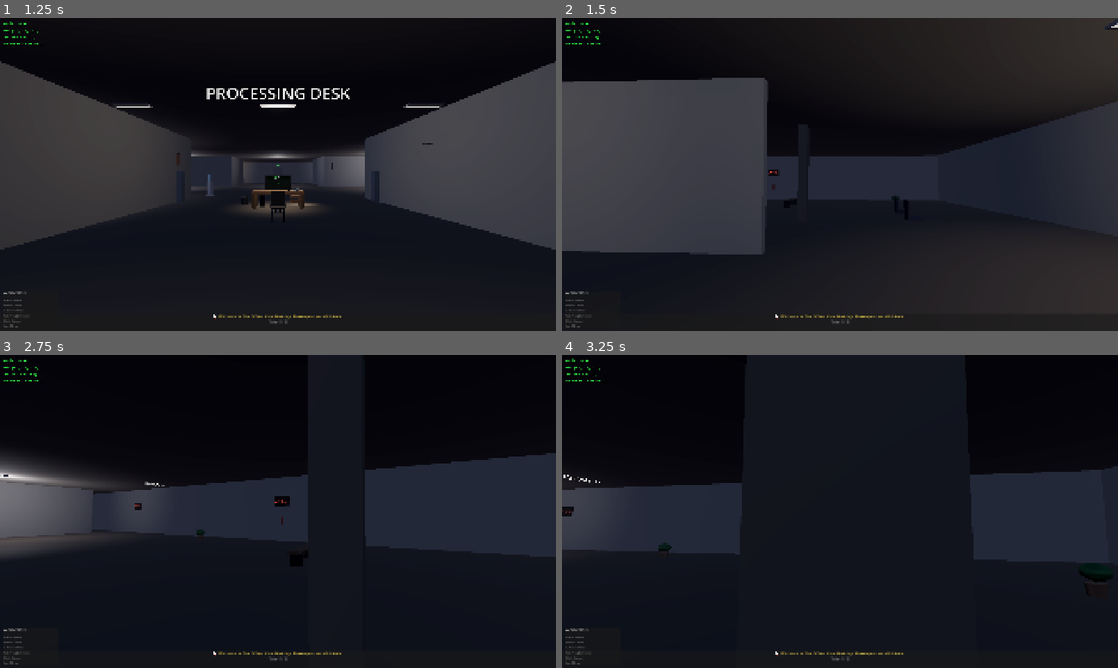
Above: before the commit, frames 1-4 (two rows, left to right).
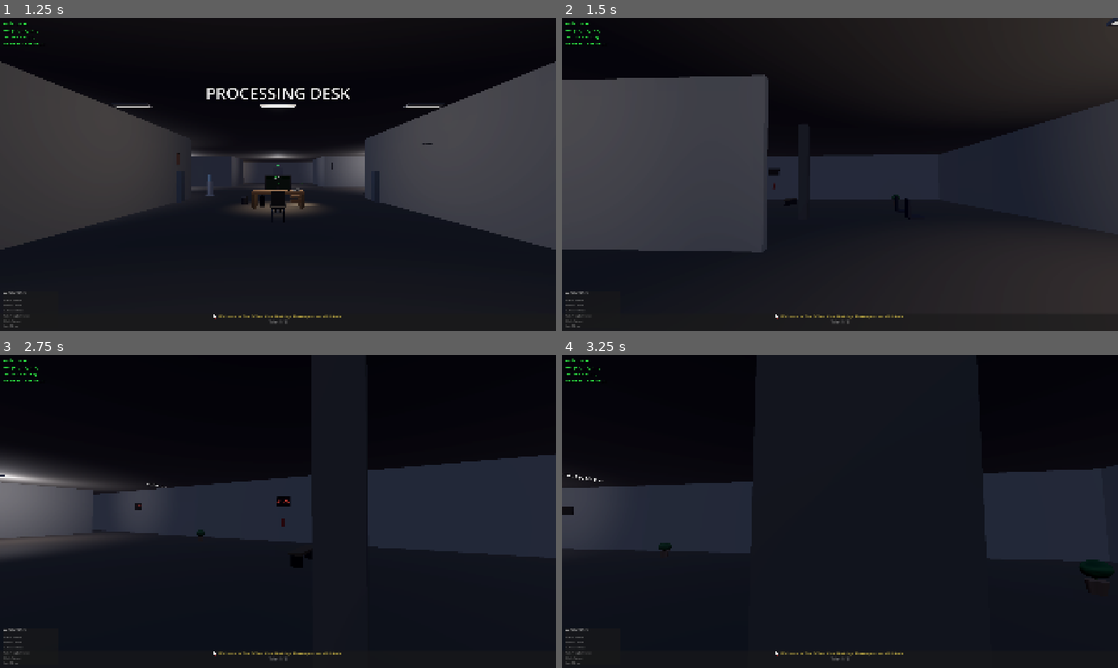
Above: after the commit, the same moments.

Repository: ThanhNguyxn/the-stamp-office
Game: Godot game, scene res://scenes/Main.tscn
The game is run twice, just before and just after one commit, with the same random seed, the same clock (stepped at 60 frames per second) and the same inputs.
Inputs (mouse positions are in pixels of both pictures, inside the frame that each line leads up to):
- Up to frame 1 (1.25 s): click "▶ START SHIFT" at 0.5 s
- Up to frame 2 (1.5 s): tap Enter at 1.25 s; move the mouse to (867, 174) at 1.27 s; hold W (move_forward) from 1.28 s (still down); hold Shift (move_sprint) from 1.28 s (still down)
- Up to frame 3 (2.75 s): keep holding W (move_forward); tap Space (move_jump) at 1.52, 2.27 s; move the mouse to (250, 511) at 2.02 s; release Shift (move_sprint) at 2.03 s; tap E (interact_desk) at 2.1 s; tap Shift (move_sprint) at 2.3 s
- Up to frame 4 (3.25 s): keep holding W (move_forward); move the mouse to (851, 505) at 2.77 s; hold Shift (move_sprint) from 2.78 s (still down)

Frame 1 is identical in both runs. In frame 2, 0.8% of the frame differs, in the area x 0-100%, y 0-76%; in frame 3, 0.6%; in frame 4, 1.5%, in the area x 0-100%, y 35-73%.

Commit message:
feat: Add body presence and head bob for first-person immersion
Body presence:
- Visible arms with hands (skin tone) when looking down
- Shirt sleeves (dark gray)
- Torso hint visible when looking straight down
- Legs and feet visible (dark pants, shoes)

Head bob system:
- Camera bobs vertically when walking
- Slight horizontal sway for natural movement
- Faster bob when sprinting
- Smooth return to neutral when stopping
- Footstep signal emitted for sound timing

Player no longer feels like floating camera

Diff:
--- a/game/scripts/Player.gd
+++ b/game/scripts/Player.gd
@@ -9,10 +9,21 @@
 @export var jump_velocity: float = 4.5
 @export var interact_distance: float = 3.0
 
+# Head bob settings
+@export var head_bob_enabled: bool = true
+@export var head_bob_frequency: float = 2.4
+@export var head_bob_amplitude: float = 0.06
+@export var head_bob_sway: float = 0.03
+
 var head: Node3D = null
 var camera: Camera3D = null
 var debug_label: Label = null
 var interact_hint_label: Label = null
+
+# Body parts for presence
+var player_body: Node3D = null
+var left_arm: MeshInstance3D = null
+var right_arm: MeshInstance3D = null
 
 var cursor_mode: bool = false
 var desk_focused: bool = false
@@ -25,6 +36,12 @@
 var current_interactable: Node = null
 var interact_hint: String = ""
 
+# Head bob state
+var head_bob_time: float = 0.0
+var default_head_y: float = 0.0
+var is_moving: bool = false
+var footstep_timer: float = 0.0
+
 const PITCH_MIN: float = -1.4
 const PITCH_MAX: float = 1.4
 
@@ -32,6 +49,7 @@
 
 signal interacted_with(object_name: String, object: Node)
 signal entered_area(area_name: String)
+signal footstep()
 
 func _ready() -> void:
 	head = get_node_or_null("Head")
@@ -39,10 +57,12 @@
 		camera = head.get_node_or_null("Camera3D")
 		if camera:
 			camera.make_current()
+		default_head_y = head.position.y
 
 	spawn_point = global_position
 	_create_debug_hud()
 	_create_interact_hint()
+	_create_player_body()
 
 	cursor_mode = false
 	Input.set_mouse_mode(Input.MOUSE_MODE_CAPTURED)
@@ -78,6 +98,131 @@
 	interact_hint_label.add_theme_constant_override("shadow_offset_y", 2)
 	canvas.add_child(interact_hint_label)
 
+func _create_player_body() -> void:
+	# Create visible body parts attached to camera
+	if not camera:
+		return
+
+	player_body = Node3D.new()
+	player_body.name = "PlayerBody"
+	camera.add_child(player_body)
+
+	# Arm material
+	var arm_material = StandardMaterial3D.new()
+	arm_material.albedo_color = Color(0.85, 0.7, 0.6, 1)  # Skin tone
+	arm_material.roughness = 0.8
+
+	var sleeve_material = StandardMaterial3D.new()
+	sleeve_material.albedo_color = Color(0.2, 0.22, 0.25, 1)  # Dark shirt
+	sleeve_material.roughness = 0.7
+
+	# Left arm (visible when looking down-left)
+	left_arm = MeshInstance3D.new()
+	left_arm.name = "LeftArm"
+	var left_arm_mesh = BoxMesh.new()
+	left_arm_mesh.size = Vector3(0.08, 0.35, 0.08)
+	left_arm.mesh = left_arm_mesh
+	left_arm.position = Vector3(-0.35, -0.5, -0.3)
+	left_arm.rotation_degrees = Vector3(15, 0, 10)
+	left_arm.material_override = sleeve_material
+	player_body.add_child(left_arm)
+
+	# Left hand
+	var left_hand = MeshInstance3D.new()
+	left_hand.name = "LeftHand"
+	var left_hand_mesh = BoxMesh.new()
+	left_hand_mesh.size = Vector3(0.07, 0.12, 0.05)
+	left_hand.mesh = left_hand_mesh
+	left_hand.position = Vector3(0, -0.22, 0)
+	left_hand.material_override = arm_material
+	left_arm.add_child(left_hand)
+
+	# Right arm (visible when looking down-right)
+	right_arm = MeshInstance3D.new()
+	right_arm.name = "RightArm"
+	var right_arm_mesh = BoxMesh.new()
+	right_arm_mesh.size = Vector3(0.08, 0.35, 0.08)
+	right_arm.mesh = right_arm_mesh
+	right_arm.position = Vector3(0.35, -0.5, -0.3)
+	right_arm.rotation_degrees = Vector3(15, 0, -10)
+	right_arm.material_override = sleeve_material
+	player_body.add_child(right_arm)
+
+	# Right hand
+	var right_hand = MeshInstance3D.new()
+	right_hand.name = "RightHand"
+	var right_hand_mesh = BoxMesh.new()
+	right_hand_mesh.size = Vector3(0.07, 0.12, 0.05)
+	right_hand.mesh = right_hand_mesh
+	right_hand.position = Vector3(0, -0.22, 0)
+	right_hand.material_override = arm_material
+	right_arm.add_child(right_hand)
+
+	# Torso hint (visible when looking straight down)
+	var torso = MeshInstance3D.new()
+	torso.name = "Torso"
+	var torso_mesh = BoxMesh.new()
+	torso_mesh.size = Vector3(0.4, 0.15, 0.25)
+	torso.mesh = torso_mesh
+	torso.position = Vector3(0, -0.7, -0.1)
+	torso.material_override = sleeve_material
+	player_body.add_child(torso)
+
+	# Legs hint (visible when looking down)
+	var legs = MeshInstance3D.new()
+	legs.name = "Legs"
+	var legs_mesh = BoxMesh.new()
+	legs_mesh.size = Vector3(0.35, 0.5, 0.2)
+	legs.mesh = legs_mesh
+	legs.position = Vector3(0, -1.1, 0.1)
+
+	var pants_material = StandardMaterial3D.new()
+	pants_material.albedo_color = Color(0.15, 0.15, 0.18, 1)  # Dark pants
+	pants_material.roughness = 0.7
+	legs.material_override = pants_material
+	player_body.add_child(legs)
+
+	# Feet
+	var feet = MeshInstance3D.new()
+	feet.name = "Feet"
+	var feet_mesh = BoxMesh.new()
+	feet_mesh.size = Vector3(0.35, 0.08, 0.3)
+	feet.mesh = feet_mesh
+	feet.position = Vector3(0, -1.4, 0.2)
+
+	var shoes_material = StandardMaterial3D.new()
+	shoes_material.albedo_color = Color(0.1, 0.08, 0.06, 1)  # Dark shoes
+	shoes_material.roughness = 0.5
+	feet.material_override = shoes_material
+	player_body.add_child(feet)
+
+func _apply_head_bob(delta: float, is_sprinting: bool) -> void:
+	if not head or not head_bob_enabled or desk_focused:
+		return
+
+	if is_moving and is_on_floor():
+		var freq_mult = 1.4 if is_sprinting else 1.0
+		head_bob_time += delta * head_bob_frequency * freq_mult
+
+		# Vertical bob
+		var bob_y = sin(head_bob_time * TAU) * head_bob_amplitude
+		# Horizontal sway
+		var bob_x = cos(head_bob_time * TAU * 0.5) * head_bob_sway
+
+		head.position.y = default_head_y + bob_y
+		head.position.x = bob_x
+
+		# Footstep timing (every half cycle)
+		footstep_timer += delta * head_bob_frequency * freq_mult
+		if footstep_timer >= 0.5:
+			footstep_timer = 0.0
+			emit_signal("footstep")
+	else:
+		# Smoothly return to default
+		head.position.y = lerp(head.position.y, default_head_y, delta * 10.0)
+		head.position.x = lerp(head.position.x, 0.0, delta * 10.0)
+		head_bob_time = 0.0
+
 func _physics_process(delta: float) -> void:
 	# Respawn if fallen
 	if global_position.y < -20:
@@ -140,14 +285,20 @@
 	]
 
 	var direction := (transform.basis * Vector3(input_dir.x, 0, input_dir.y)).normalized()
-	var speed := sprint_speed if Input.is_action_pressed("move_sprint") else walk_speed
+	var is_sprinting := Input.is_action_pressed("move_sprint")
+	var speed := sprint_speed if is_sprinting else walk_speed
 
 	if direction:
 		velocity.x = direction.x * speed
 		velocity.z = direction.z * speed
+		is_moving = true
 	else:
 		velocity.x = move_toward(velocity.x, 0, speed * 0.3)
 		velocity.z = move_toward(velocity.z, 0, speed * 0.3)
+		is_moving = false
+
+	# Apply head bob while moving
+	_apply_head_bob(delta, is_sprinting)
 
 	if not is_on_floor():
 		velocity.y -= gravity * delta
